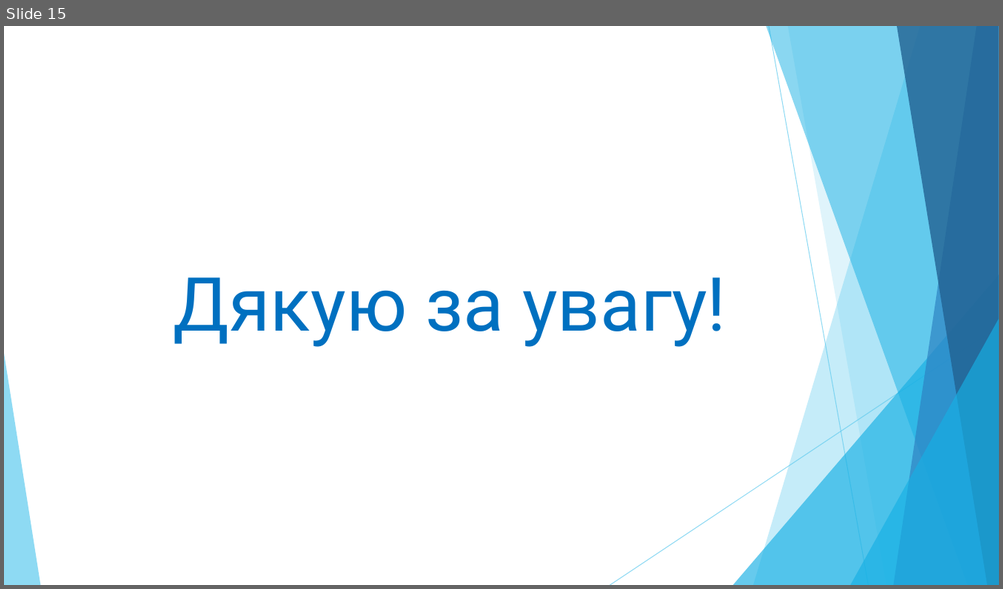
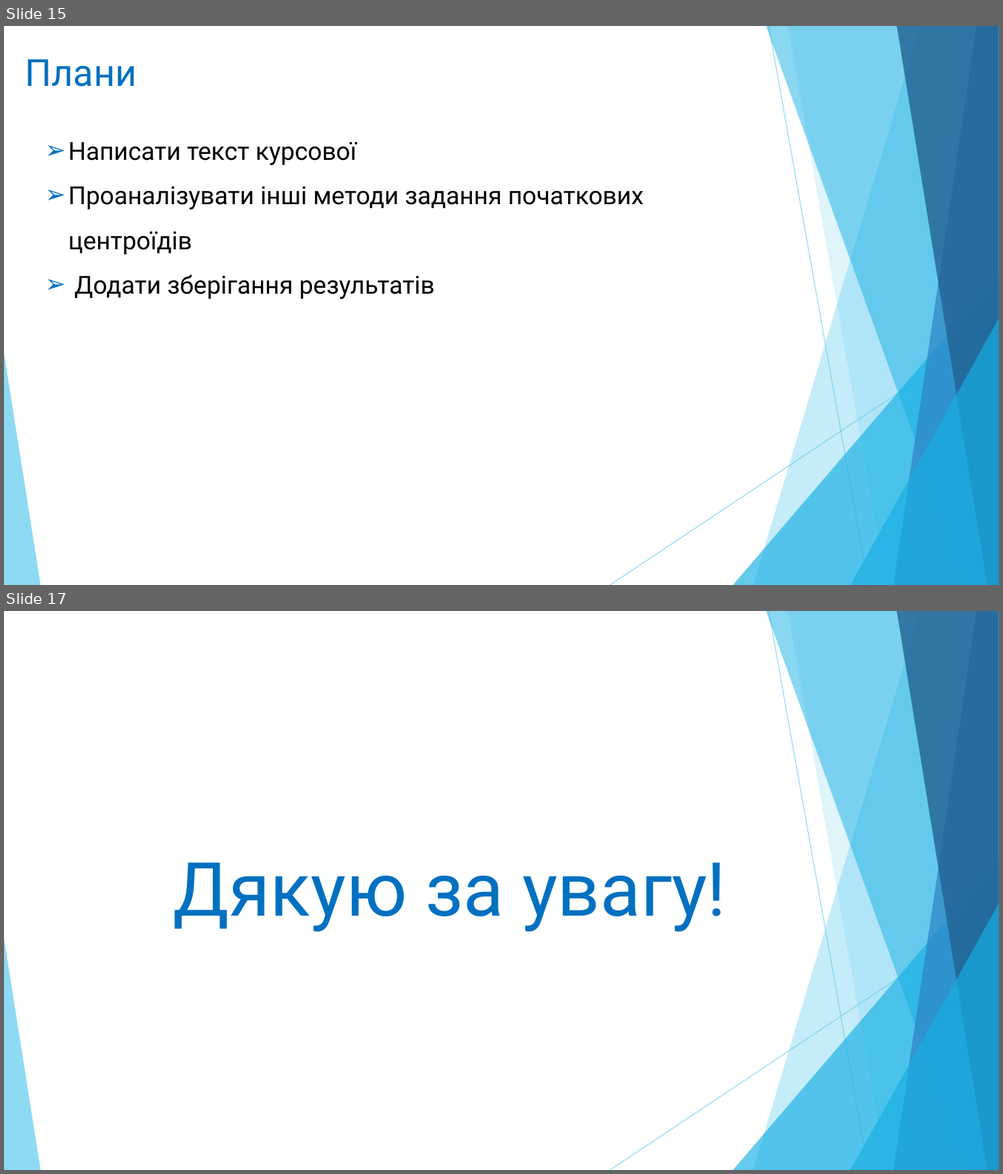
Before and after one commit to zelo2000/Xema, a slide deck: Documents/Зелінський_Олександр.pptx. Shown one above the other, each under a label of ours: slide 15 before the commit, slides 15 and 17 after it; the slides between them are not shown. The pictures are 1003x589 and 1003x1174 pixels, drawn with LibreOffice and Linux fonts; fonts in the diff are those of the drawing. Boxes give left, top, right and bottom in pixels: in the first picture for what was removed or moved away, otherwise in the second. Text is boxed around its words. In the diff, an @@ line names an element or a change of style, - is before the commit and + after.

```diff
--- a/Documents/Зелінський_Олександр.pptx
+++ b/Documents/Зелінський_Олександр.pptx
@@ slide 15 added at [4, 26, 999, 585], background #FFFFFF; not listed: 10 template elements that a slide beside it also shows @@
@@ text added at [25, 59, 137, 87], 36 pt, text #0070C0 @@
+Плани
@@ text added at [68, 141, 643, 299], 24 pt, text #000000 @@
+➢ Написати текст курсової
+➢ Проаналізувати інші методи задання початкових центроїдів
+➢ Додати зберігання результатів
@@ what was slide 15 is now slide 17 @@
```
Also in this commit, not shown: 1 slide changed, 1 other slide added, 5 other files.
